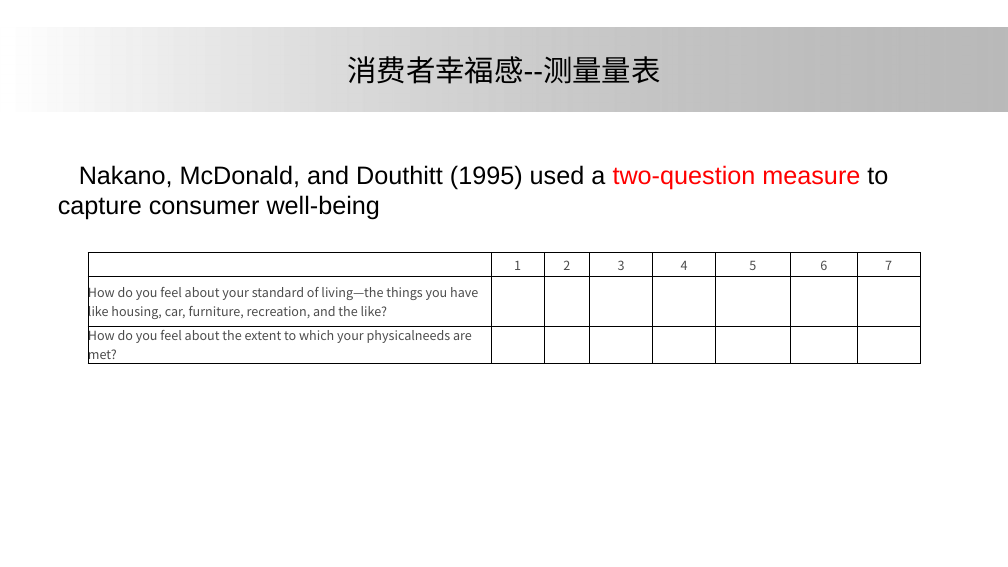
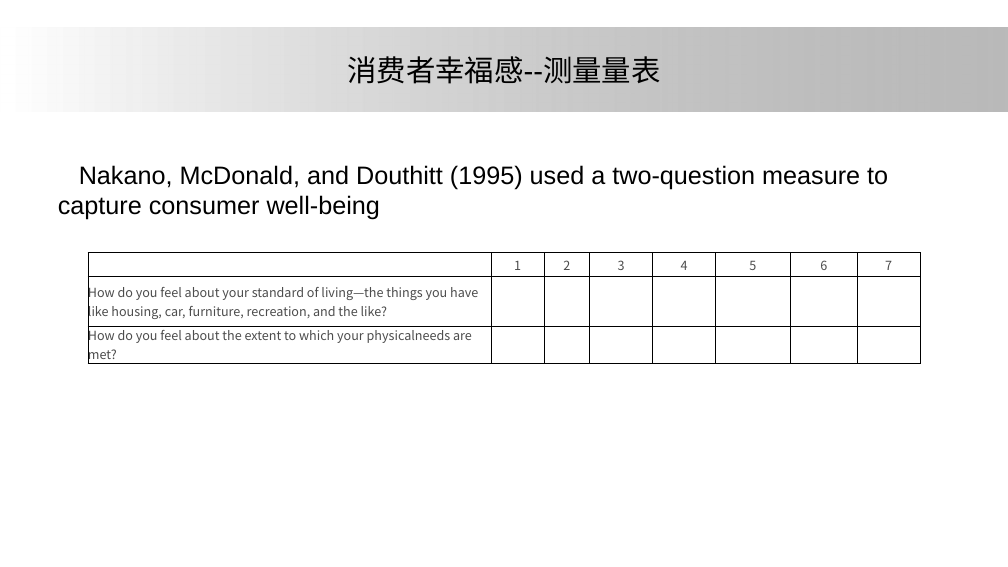
Before and after one commit to ElsaLuo/-, a slide deck: slide 16 of 我的坚果云/研究生搞学术/大论文/论文汇报/one.pptx. Drawn at 1008x567 pixels with LibreOffice and Linux fonts; fonts in the diff are those of the drawing; background and template pictures are left out. Boxes give left, top, right and bottom in pixels: in the first picture for what was removed or moved away, otherwise in the second. Text is boxed around its words. In the diff, an @@ line names an element or a change of style, - is before the commit and + after.

```diff
--- a/我的坚果云/研究生搞学术/大论文/论文汇报/one.pptx
+++ b/我的坚果云/研究生搞学术/大论文/论文汇报/one.pptx
@@ text "Nakano, McDonald, and Douthitt (1995) ..." at bbox=[58, 165, 888, 220]: text colour #FF0000 to #000000 in "two-question measure" @@
```
Also in this commit, not shown: 7 other slides changed, 1 slide added, 1 other file.
